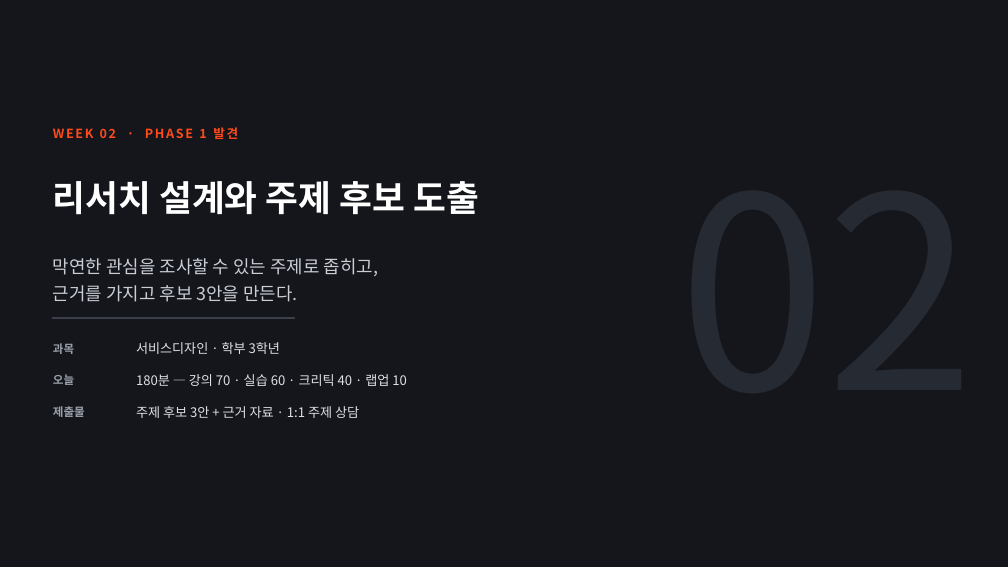
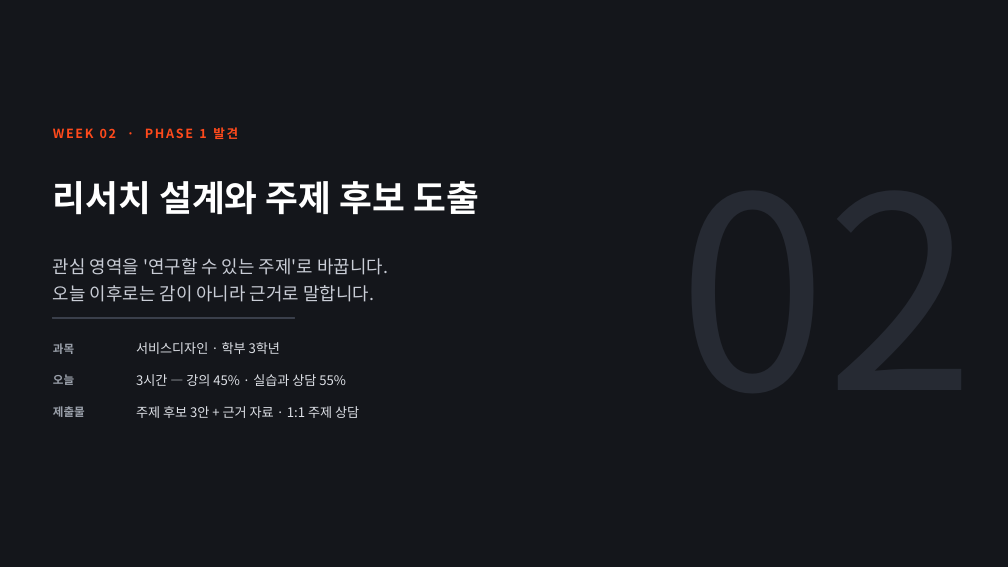
Before and after one commit to design-eng/MIN.D, a slide deck: slide 1 of dist/weeks/서비스디자인_02주차_리서치설계.pptx. Drawn at 1008x567 pixels with LibreOffice and Linux fonts; fonts in the diff are those of the drawing. Boxes give left, top, right and bottom in pixels: in the first picture for what was removed or moved away, otherwise in the second. Text is boxed around its words. In the diff, an @@ line names an element or a change of style, - is before the commit and + after.

```diff
--- a/dist/weeks/서비스디자인_02주차_리서치설계.pptx
+++ b/dist/weeks/서비스디자인_02주차_리서치설계.pptx
@@ text at box(53, 258, 388, 302): text changed @@
-막연한 관심을 조사할 수 있는 주제로 좁히고,
-근거를 가지고 후보 3안을 만든다.
+관심 영역을 '연구할 수 있는 주제'로 바꿉니다.
+오늘 이후로는 감이 아니라 근거로 말합니다.
@@ text at box(136, 374, 346, 386): text changed @@
-180분 — 강의 70 · 실습 60 · 크리틱 40 · 랩업 10
+3시간 — 강의 45% · 실습과 상담 55%
```
Also in this commit, not shown: 7 other slides changed, 9 slides added, 9 slides removed, 5 other files.
